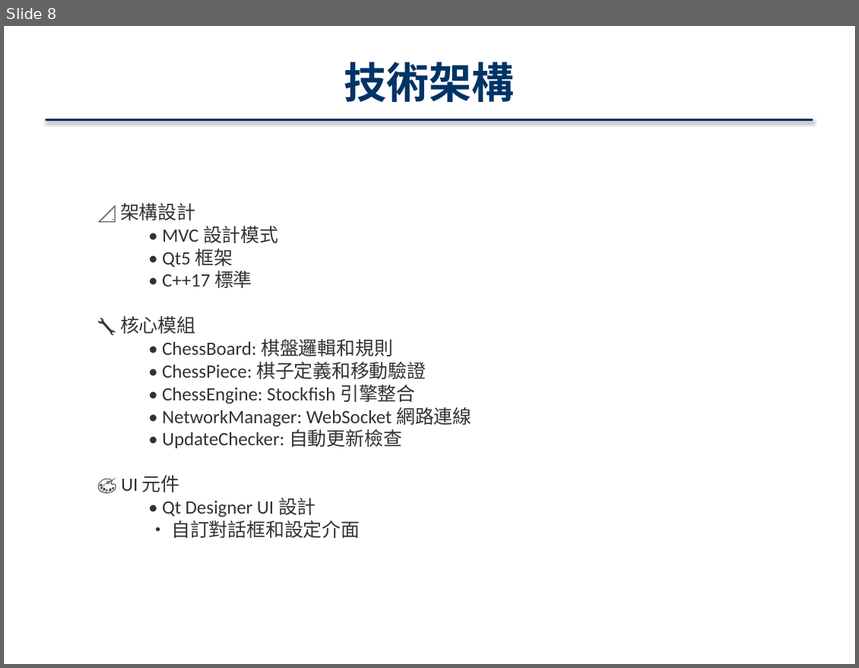
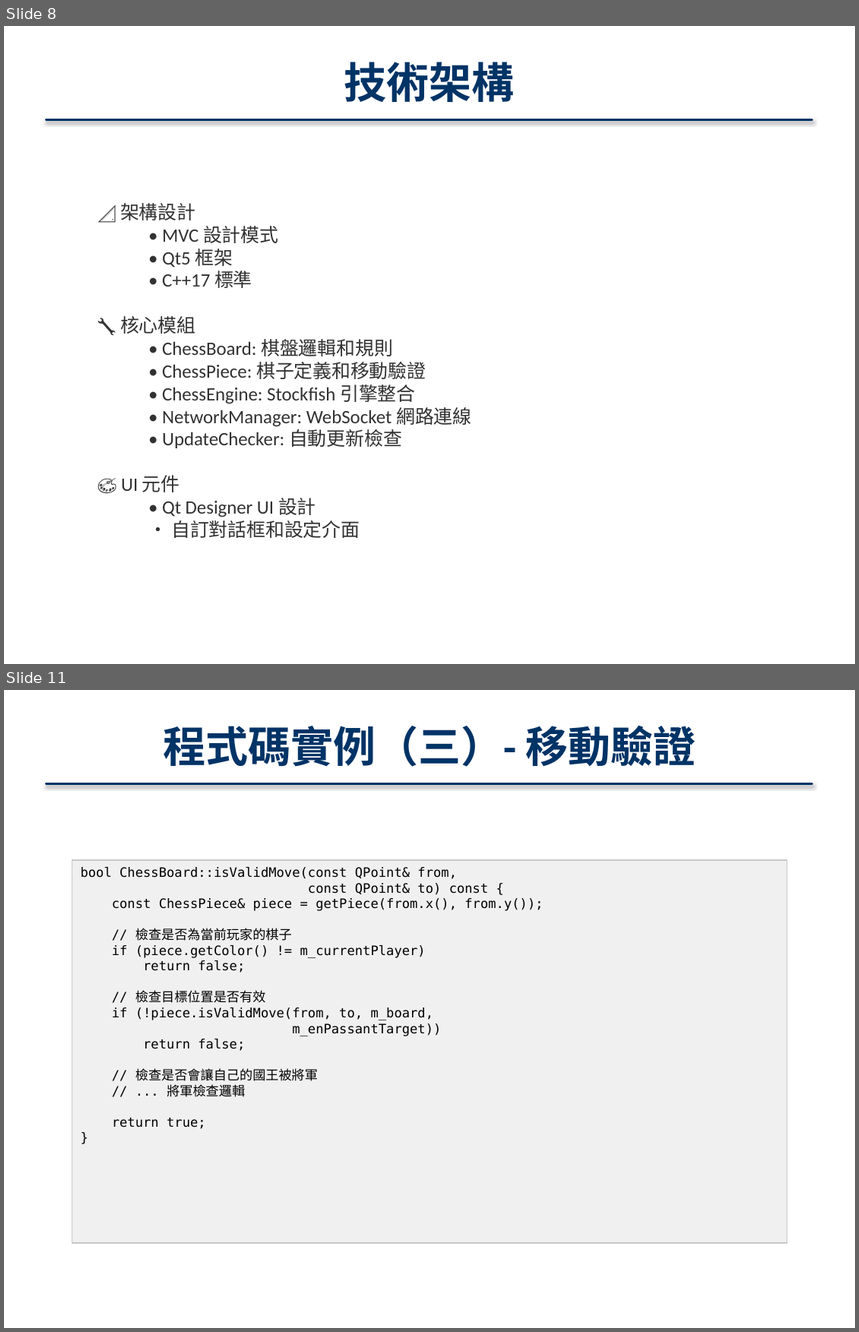
Before and after one commit to 41343112/Qt_11401_8, a slide deck: Qt_Chess_專案報告.pptx. Shown one above the other, each under a label of ours: slide 8 before the commit, slides 8 and 11 after it; the slides between them are not shown. The pictures are 859x668 and 859x1332 pixels, drawn with LibreOffice and Linux fonts; fonts in the diff are those of the drawing. Boxes give left, top, right and bottom in pixels: in the first picture for what was removed or moved away, otherwise in the second. Text is boxed around its words. In the diff, an @@ line names an element or a change of style, - is before the commit and + after.

```diff
--- a/Qt_Chess_專案報告.pptx
+++ b/Qt_Chess_專案報告.pptx
@@ slide 11 added at <box>4,690,855,1328</box>, background #FFFFFF @@
@@ text added at <box>163,725,696,767</box>, 36 pt, text #003366, bold @@
+程式碼實例（三）- 移動驗證
@@ rectangle added at <box>47,783,813,783</box>, fill gradient #3F80CE to #A4C4FF, outline #003366 2 pt @@
@@ rectangle added at <box>72,860,787,1243</box>, fill #F0F0F0, outline #C8C8C8 1 pt, 11 pt, text #000000 @@
+bool ChessBoard::isValidMove(const QPoint& from,
+const QPoint& to) const {
+const ChessPiece& piece = getPiece(from.x(), from.y());
+// 檢查是否為當前玩家的棋子
+if (piece.getColor() != m_currentPlayer)
+return false;
+// 檢查目標位置是否有效
+if (!piece.isValidMove(from, to, m_board,
+m_enPassantTarget))
+return false;
+// 檢查是否會讓自己的國王被將軍
+// ... 將軍檢查邏輯
+return true;
+}
```
Also in this commit, not shown: 2 slides changed, 6 other slides added.
